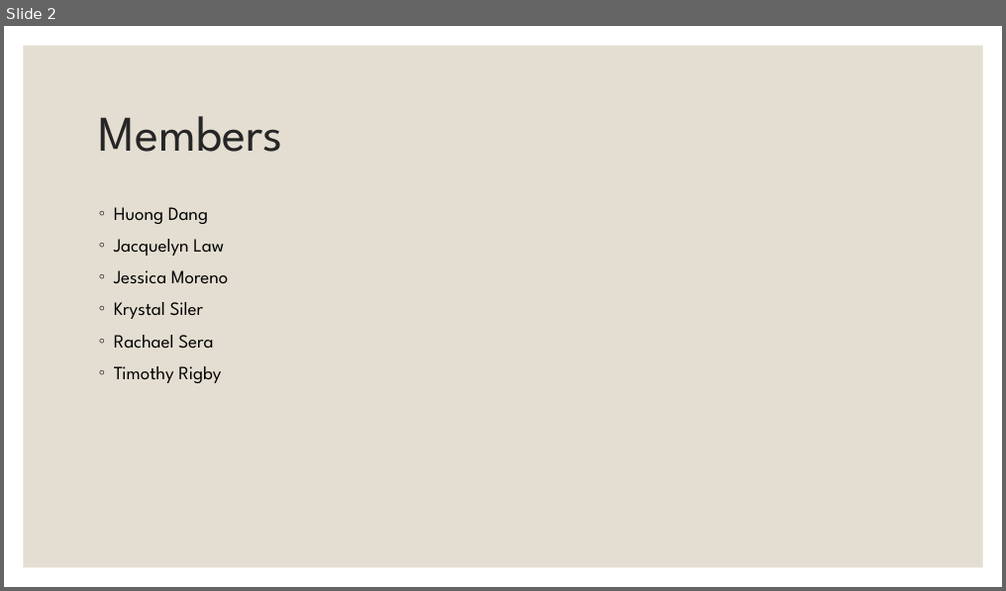
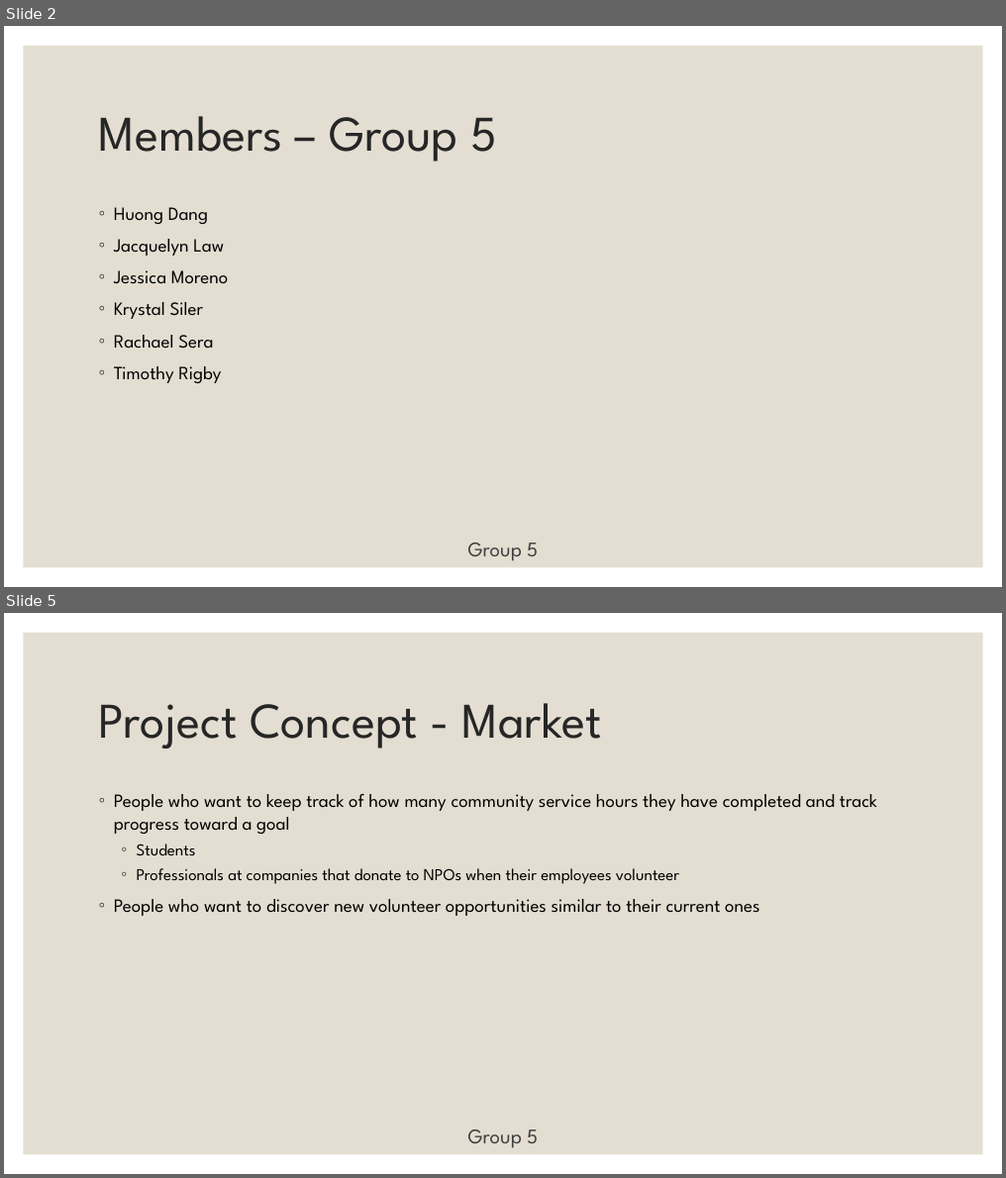
Before and after one commit to rsera/CommunityServiceTracker, a slide deck: Presentation 1.pptx. Shown one above the other, each under a label of ours: slide 2 before the commit, slides 2 and 5 after it; the slides between them are not shown. The pictures are 1006x591 and 1006x1178 pixels, drawn with LibreOffice and Linux fonts; fonts in the diff are those of the drawing. Boxes give left, top, right and bottom in pixels: in the first picture for what was removed or moved away, otherwise in the second. Text is boxed around its words. In the diff, an @@ line names an element or a change of style, - is before the commit and + after.

```diff
--- a/Presentation 1.pptx
+++ b/Presentation 1.pptx
@@ slide 5 added at [4,613,1002,1174], background #FFFFFF; not listed: 1 template element that a slide beside it also shows @@
@@ title added at [99,703,602,749], 48 pt, text #262626 @@
+Project Concept - Market
@@ text added at [114,794,877,916], 18 pt, text #000000 @@
+◦ People who want to keep track of how many community service hours they have completed and track progress toward a goal
+  ◦ Students
+  ◦ Professionals at companies that donate to NPOs when their employees volunteer
+◦ People who want to discover new volunteer opportunities similar to their current ones
@@ text added at [468,1130,538,1149], 20 pt, text #404040 @@
+Group 5
@@ slide 2 changed as well @@
@@ title at [99,116,497,162]: text changed @@
-Members
+Members – Group 5
@@ text added at [468,543,538,562], 20 pt, text #404040 @@
+Group 5
```
Also in this commit, not shown: 6 other slides changed, 10 other slides added, 1 slide removed, 2 other files.
